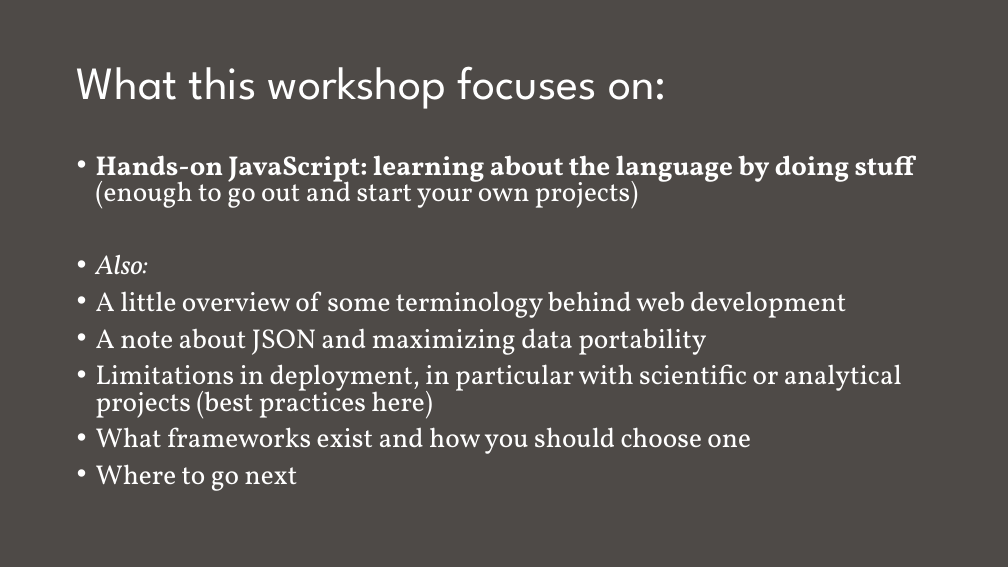
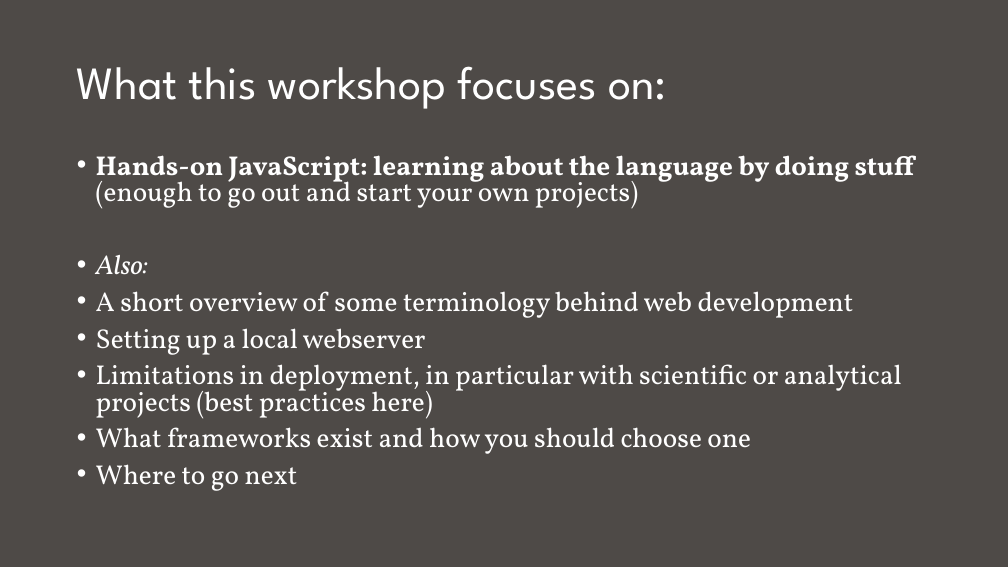
Before and after one commit to nuitrcs/intro_to_js_workshop, a slide deck: slide 3 of intro to js.pptx. Drawn at 1008x567 pixels with LibreOffice and Linux fonts; fonts in the diff are those of the drawing. Boxes give left, top, right and bottom in pixels: in the first picture for what was removed or moved away, otherwise in the second. Text is boxed around its words. In the diff, an @@ line names an element or a change of style, - is before the commit and + after.

```diff
--- a/intro to js.pptx
+++ b/intro to js.pptx
@@ text at (96,291,854,355): text changed @@
-• A little overview of some terminology behind web development
-• A note about JSON and maximizing data portability
+• A short overview of some terminology behind web development
+• Setting up a local webserver
```
Also in this commit, not shown: 1 other slide changed.
